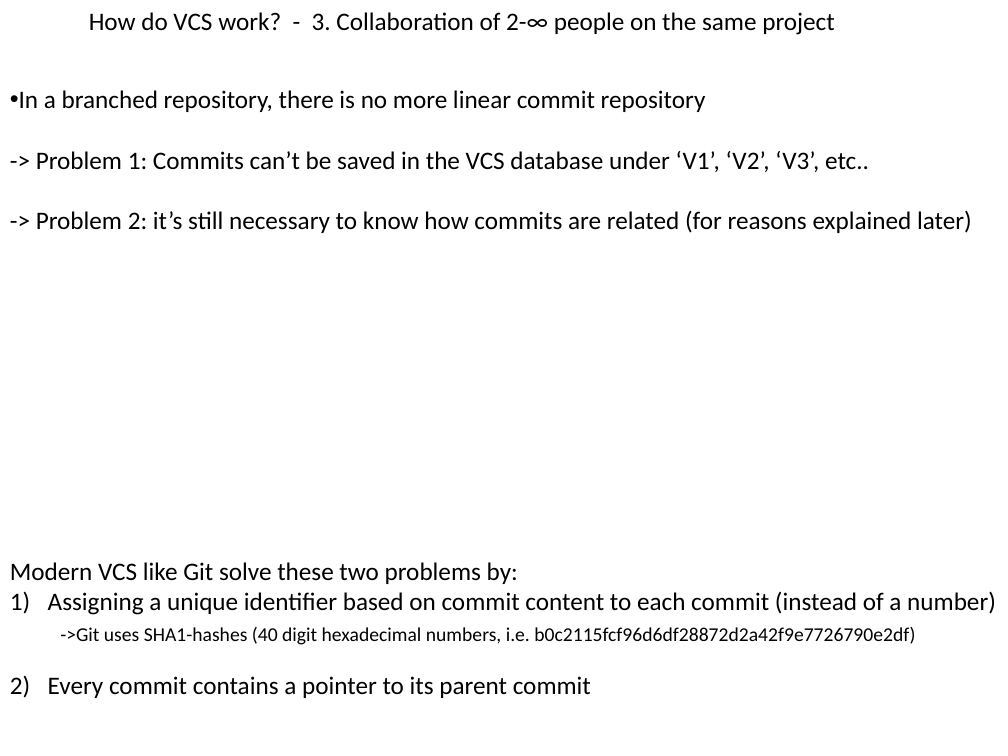
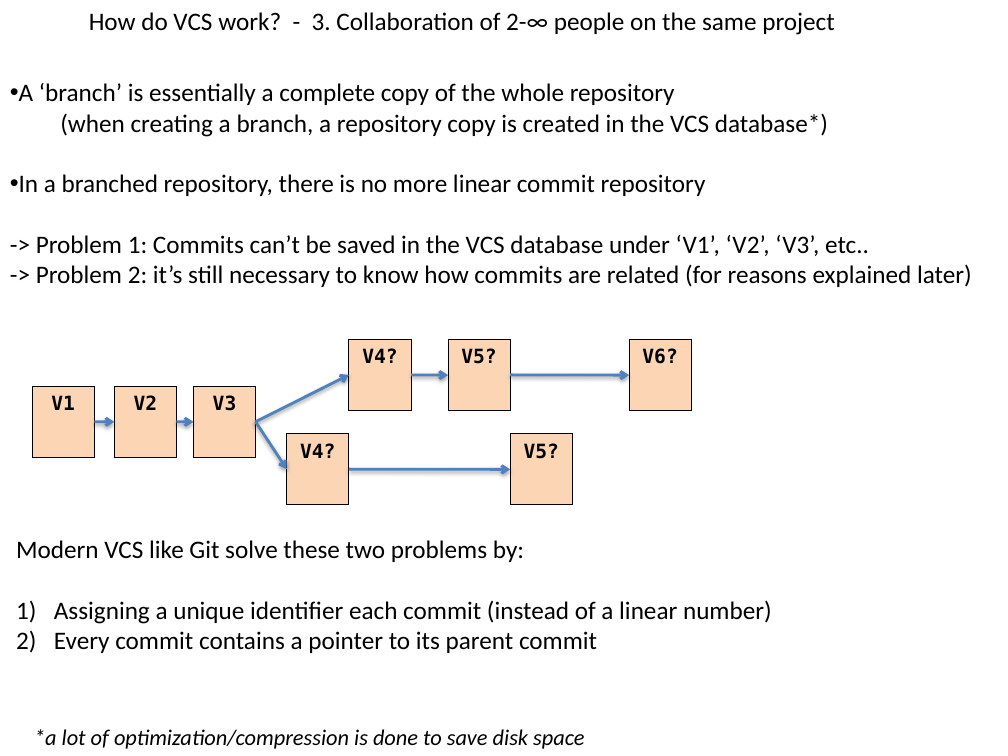
Before and after one commit to flosopher/gittalk, a slide deck: slide 9 of git_python_kurs.pptx. Drawn at 1008x756 pixels with LibreOffice and Linux fonts; fonts in the diff are those of the drawing. Boxes give left, top, right and bottom in pixels: in the first picture for what was removed or moved away, otherwise in the second. Text is boxed around its words. In the diff, an @@ line names an element or a change of style, - is before the commit and + after.

```diff
--- a/git_python_kurs.pptx
+++ b/git_python_kurs.pptx
@@ text "A ‘branch’ is essentially a ...": place and size @@
-text "A ‘branch’ is essentially a ..." at [19, 90, 972, 233]
+text "A ‘branch’ is essentially a ..." at [19, 83, 972, 287]
@@ text at [19, 83, 828, 137]: paragraph added @@
+• A ‘branch’ is essentially a complete copy of the whole repository
+  (when creating a branch, a repository copy is created in the VCS database*)
@@ group added at [32, 340, 691, 505]: 8 rectangles, 7 arrows @@
+V1
+V2
+V3
+V4?
+V5?
+V6?
+V4?
+V5?
@@ text "Modern VCS like Git solve ...": place and size @@
-text "Modern VCS like Git solve ..." at [10, 562, 996, 698]
+text "Modern VCS like Git solve ..." at [16, 540, 772, 653]
@@ text at [54, 600, 772, 624]: text changed; size 14 to 18 pt @@
-1) Assigning a unique identifier based on commit content to each commit (instead of a number)
-   ->Git uses SHA1-hashes (40 digit hexadecimal numbers, i.e. b0c2115fcf96d6df28872d2a42f9e7726790e2df)
+1) Assigning a unique identifier each commit (instead of a linear number)
@@ text added at [34, 729, 584, 749], 16 pt, text #000000, italic @@
+*a lot of optimization/compression is done to save disk space
```
Also in this commit, not shown: 7 other slides changed, 7 slides added, 3 slides removed.
